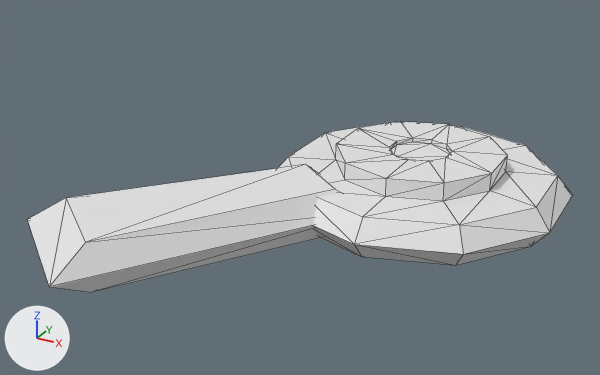
An edit to the OBJ model models/pulley.obj, drawn before and after from the same camera.
Both versions are drawn from a 50 mm camera at (1.78, -4.89, 2.23) aimed at (-0.55, -0.65, 0.11). The axes (+X, +Y, +Z) are drawn at lower left. The lights are the same throughout. Mesh edges are drawn as thin lines. Where no turn or scale is listed for an object, it has been applied to the vertices.
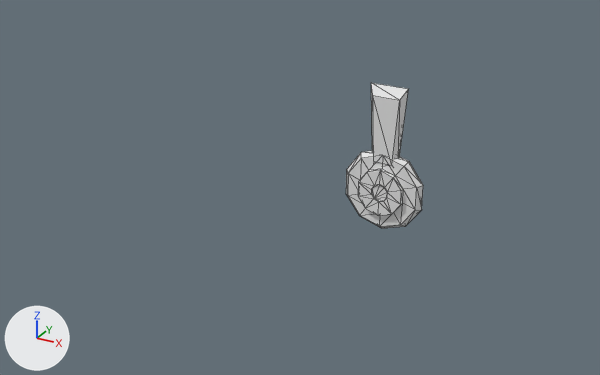
What the commit changed:
me_circle has 122 vertices, 236 faces and spans x -1.9..0.95, y -2.2..1.0, z -0.25..0.25.
me_circle is used by ob_circle; location (0.0, 0.0, 0.0).
me_circle part 1: the loose piece of 12 vertices spanning x -1.9..-0.09, y -2.2..-0.16, z -0.16..0.16 is multiplied about its middle by the matrix ((-0.241, 0.179, 0.0), (0.0, 0.0, -0.3), (-0.179, -0.241, 0.0)), then moved by (0.75, 1.18, 0.37).
me_circle part 2: the loose piece of 110 vertices spanning x -0.95..0.95, y -1.0..1.0, z -0.25..0.25 is turned 90 degrees about the x axis through its middle and scaled by 0.3, then moved by (-0.25, 0.0, -0.09).

Pixel boxes (x1, y1, x2, y2) of what changed, in the pictures (600 x 375 px; the box of a moved part takes in the faces that stretch with it):
'Circle', reshaped (86% narrower, 15% shorter): before (27, 121, 573, 292); after (346, 83, 423, 228)
part 1 of me_circle, moved or reshaped: before (27, 164, 341, 292); after (371, 83, 408, 166)
part 2 of me_circle, moved or reshaped: before (278, 121, 573, 265); after (346, 151, 423, 228)
